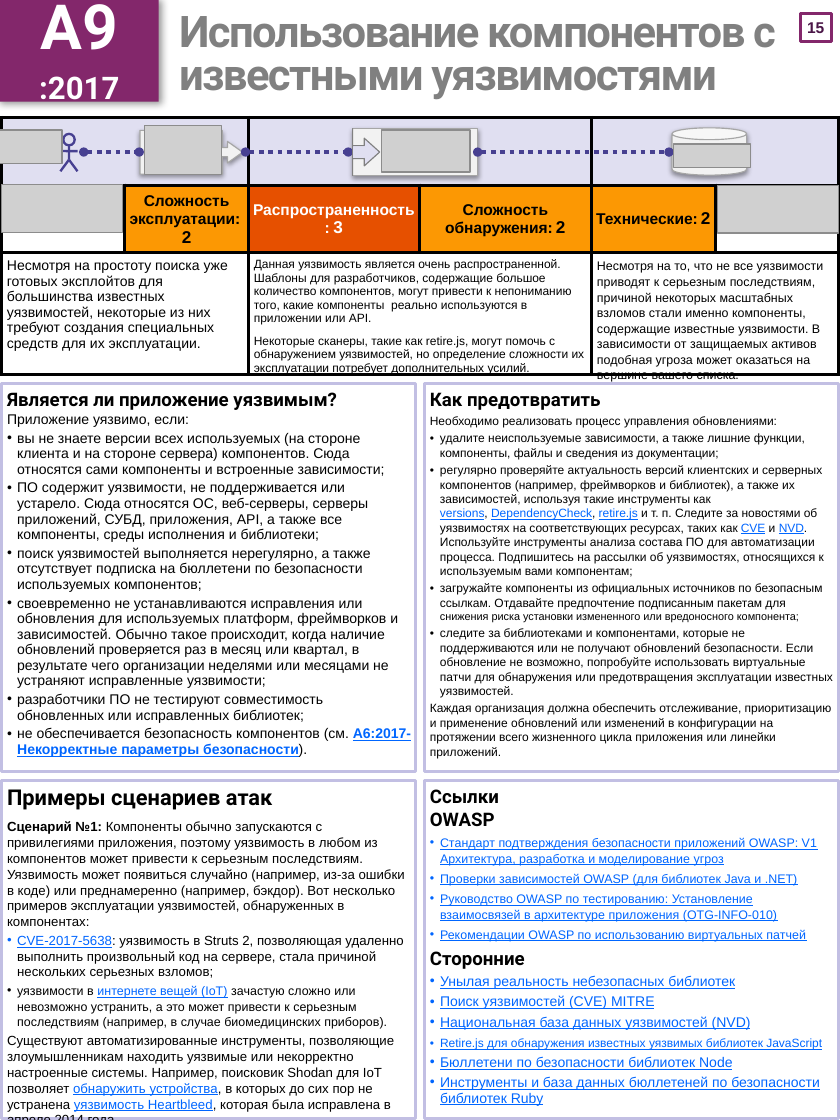
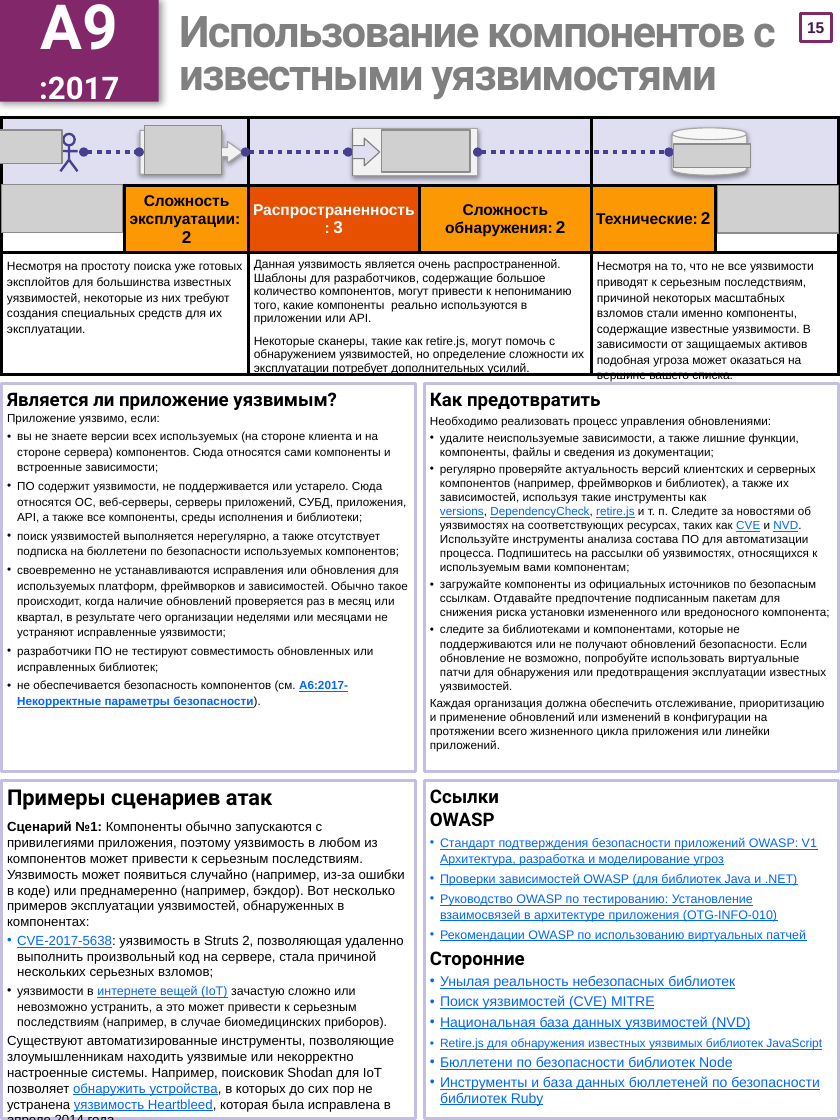
Before and after one commit to OWASP/Top10, a slide deck: slide 16 of 2017/OWASP Top 10-2017-ru.pptx. Drawn at 840x1120 pixels with LibreOffice and Linux fonts; fonts in the diff are those of the drawing; grey boxes stand for pictures. Boxes give left, top, right and bottom in pixels: in the first picture for what was removed or moved away, otherwise in the second. Text is boxed around its words. In the diff, an @@ line names an element or a change of style, - is before the commit and + after.

```diff
--- a/2017/OWASP Top 10-2017-ru.pptx
+++ b/2017/OWASP Top 10-2017-ru.pptx
@@ table at (1, 118, 839, 389) @@
@@ size 9 to 7.7 pt in "Несмотря на простоту поиска уже готовых эксплойтов ..." @@
@@ size 8 to 7.7 pt in "Несмотря на то, что не все уязвимости ..." @@
@@ text at (7, 414, 408, 708): size 9 to 7.5 pt @@
@@ text at (430, 416, 829, 752): size 7.7 to 7.5 pt; size 7 to 7.5 pt in "снижения риска установки измененного или вредоносного компон ..." @@
```
Also in this commit, not shown: 9 other slides changed, 27 other files.
